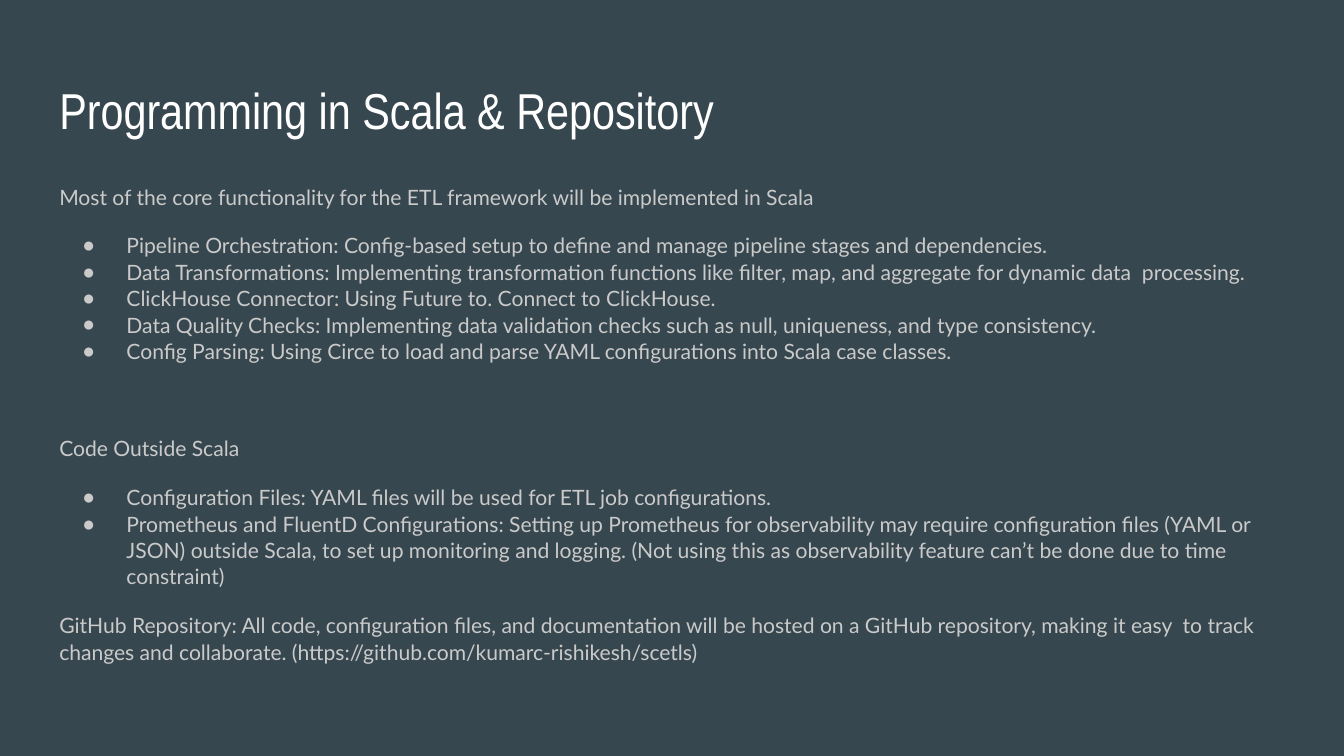
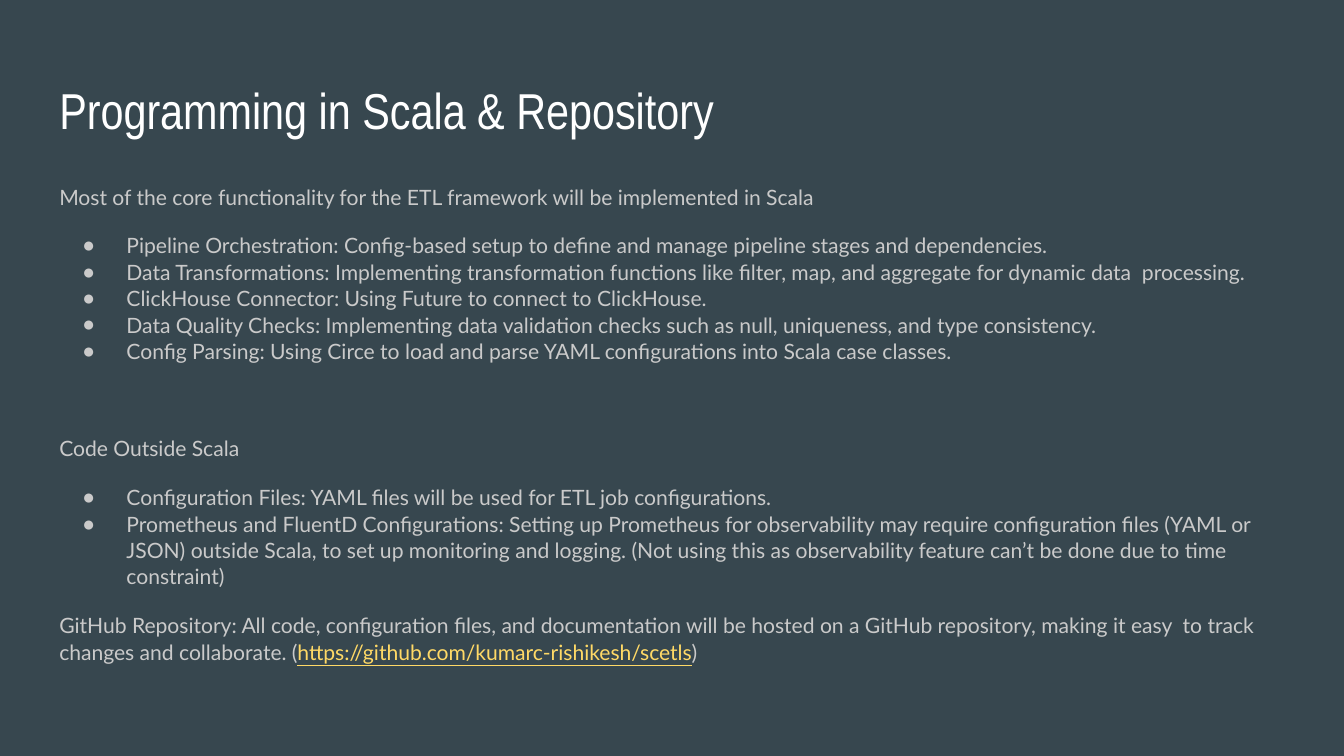
Before and after one commit to kumarc-rishikesh/sketls, a slide deck: slide 7 of docs/SCETLS_Final_Presentation.pptx. Drawn at 1344x756 pixels with LibreOffice and Linux fonts; fonts in the diff are those of the drawing. Boxes give left, top, right and bottom in pixels: in the first picture for what was removed or moved away, otherwise in the second. Text is boxed around its words. In the diff, an @@ line names an element or a change of style, - is before the commit and + after.

```diff
--- a/docs/SCETLS_Final_Presentation.pptx
+++ b/docs/SCETLS_Final_Presentation.pptx
@@ text at bbox=[126, 290, 707, 310]: text changed @@
-● ClickHouse Connector: Using Future to. Connect to ClickHouse.
+● ClickHouse Connector: Using Future to connect to ClickHouse.
@@ text at bbox=[59, 617, 1254, 664]: text colour #CACACA to #FFD966, underline on in "(https://github.com/kumarc-rishikesh/scetls)" @@
```
Also in this commit, not shown: 3 other slides changed, 2 slides added, 3 slides removed, 1 other file.
